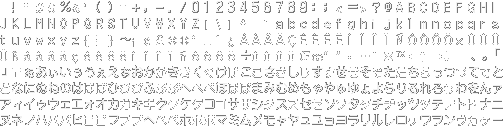
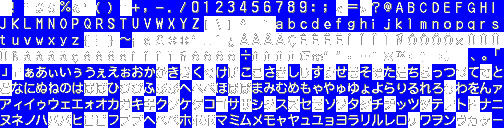
Layer changes from the first 504×128 image to the second:
painted on "letters" over 96, 1, 327, 14
showed "bg" over 0, 0, 504, 128
